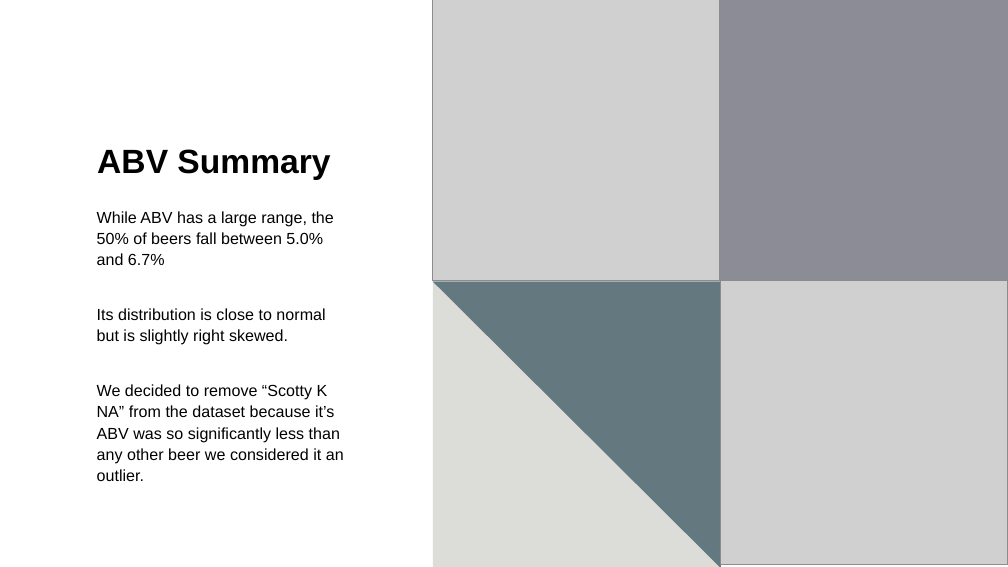
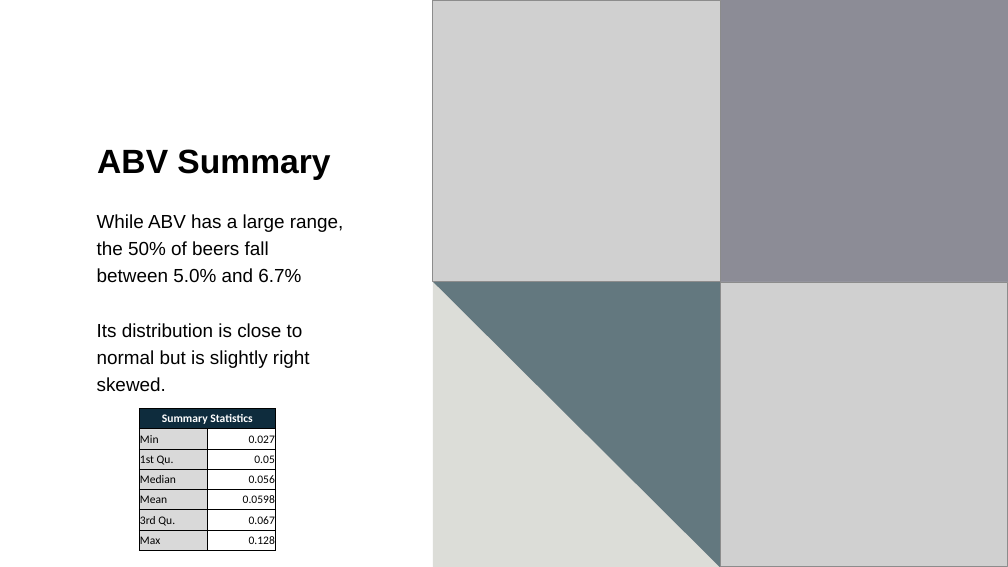
Before and after one commit to cdholmes11/DDS-Project-1, a slide deck: slide 7 of DDS_Project_1_Presentation_Dane.pptx (slide 8 before the commit). Drawn at 1008x567 pixels with LibreOffice and Linux fonts; fonts in the diff are those of the drawing; grey boxes stand for pictures. Boxes give left, top, right and bottom in pixels: in the first picture for what was removed or moved away, otherwise in the second. Text is boxed around its words. In the diff, an @@ line names an element or a change of style, - is before the commit and + after.

```diff
--- a/DDS_Project_1_Presentation_Dane.pptx
+++ b/DDS_Project_1_Presentation_Dane.pptx
@@ text at (x1=97, y1=214, x2=344, y2=392): text changed; size 15.3 to 18 pt @@
-While ABV has a large range, the 50% of beers fall between 5.0% and 6.7%
-Its distribution is close to normal but is slightly right skewed.
-We decided to remove “Scotty K NA” from the dataset because it’s ABV was so significantly less than any other beer we considered it an outlier.
+While ABV has a large range, the 50% of beers fall between 5.0% and 6.7%
+Its distribution is close to normal but is slightly right skewed.
@@ table added at (x1=139, y1=408, x2=275, y2=551), 7 rows, 2 columns @@
+Summary Statistics | 
+Min | 0.027
+1st Qu. | 0.05
+Median | 0.056
+Mean | 0.0598
+3rd Qu. | 0.067
+Max | 0.128
```
Also in this commit, not shown: 7 other slides changed, 6 slides added, 4 slides removed, 1 other file.
